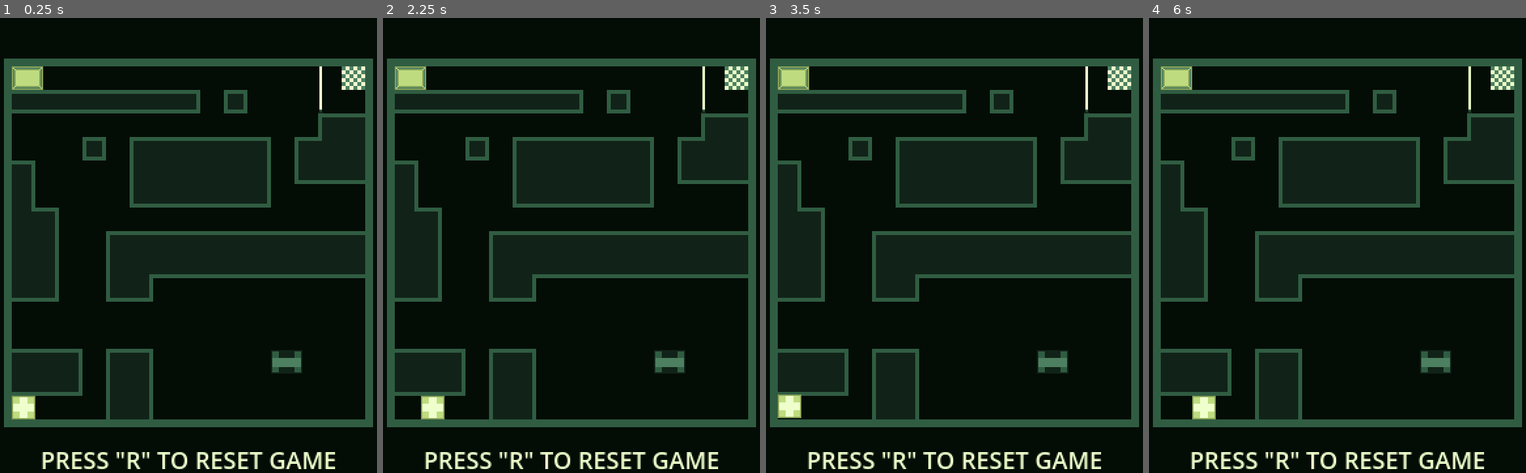
Above: before the commit, frames 1-4 (left to right).
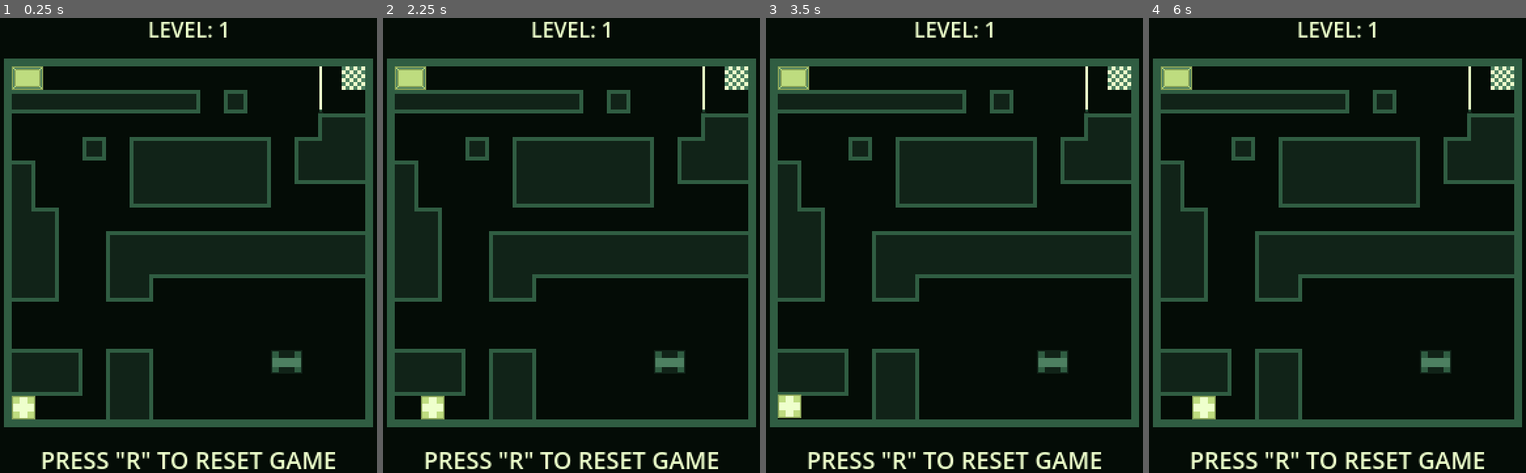
Above: after the commit, the same moments.

Repository: pangeon/Pixel-Mania
Game: Godot game, scene res://scenes/start_level.tscn
Same seed, same stepped clock (60 frames per second), same inputs: the game is played once before the commit and once after it.
Inputs:
- Up to frame 1 (0.25 s): no input
- Up to frame 2 (2.25 s): tap R (reset) at 0.5, 1.25, 2 s; hold Right (move_right) 0.53-1.28 s; hold Down (move_down) 1.28-2.03 s; hold Right (move_right) from 2.03 s (still down)
- Up to frame 3 (3.5 s): tap R (reset) at 2.75 s; release Right (move_right) at 2.78 s; hold Up (move_up) from 2.78 s (still down)
- Up to frame 4 (6 s): tap R (reset) at 3.5, 4.15, 4.25 s; release Up (move_up) at 3.53 s; hold Left (move_left) 3.53-5.03 s; hold Down (move_down) 5.03-5.78 s; hold Right (move_right) from 5.78 s (still down)

The runs differ from the first frame. In frame 1, 0.3% of the frame differs, in the area x 39-61%, y 0-5%; in frame 2, 0.3%; in frame 3, 0.3%; in frame 4, 0.3%.

Commit message:
end level 2

Diff:
--- a/scenes/level_2.tscn
+++ b/scenes/level_2.tscn
@@ -1,9 +1,10 @@
-[gd_scene load_steps=14 format=3 uid="uid://dy2dvatu5wqm0"]
+[gd_scene load_steps=15 format=3 uid="uid://dy2dvatu5wqm0"]
 
 [ext_resource type="PackedScene" uid="uid://dn8r6m21c5an" path="res://scenes/player.tscn" id="1_akbja"]
 [ext_resource type="Script" path="res://scripts/level_2.gd" id="1_c6t10"]
 [ext_resource type="PackedScene" uid="uid://cbx4xe41ugv74" path="res://scenes/ui.tscn" id="1_f1mvb"]
 [ext_resource type="PackedScene" uid="uid://b5pdajt2ljd4g" path="res://scenes/background.tscn" id="1_wg0fy"]
+[ext_resource type="PackedScene" uid="uid://bixnsfbw5h3tg" path="res://scenes/start_level.tscn" id="2_hnl58"]
 [ext_resource type="PackedScene" uid="uid://daim7nif478fq" path="res://scenes/game_music_background.tscn" id="2_ucjq5"]
 [ext_resource type="PackedScene" uid="uid://busjvgjgilmp3" path="res://scenes/game_borders.tscn" id="3_58koe"]
 [ext_resource type="PackedScene" uid="uid://c2qevafp5drm4" path="res://scenes/exit_area.tscn" id="4_dydcn"]
@@ -110,12 +111,14 @@
 
 [node name="Level2" type="Node2D"]
 script = ExtResource("1_c6t10")
+next_level = ExtResource("2_hnl58")
 
 [node name="SFX" type="Node2D" parent="."]
 
 [node name="GameMusicBackground" parent="SFX" instance=ExtResource("2_ucjq5")]
 
 [node name="UI" parent="." instance=ExtResource("1_f1mvb")]
+level = 2
 
 [node name="Background" parent="." instance=ExtResource("1_wg0fy")]
 
@@ -175,3 +178,11 @@
 position = Vector2(186, 222)
 
 [node name="Player" parent="." instance=ExtResource("1_akbja")]
+
+[connection signal="chest_outside" from="Objects/ActivationPlate" to="." method="_on_activation_plate_chest_outside"]
+[connection signal="chest_touch" from="Objects/ActivationPlate" to="." method="_on_activation_plate_chest_touch"]
+[connection signal="chest_outside" from="Objects/ActivationPlate2" to="." method="_on_activation_plate_2_chest_outside"]
+[connection signal="chest_touch" from="Objects/ActivationPlate2" to="." method="_on_activation_plate_2_chest_touch"]
+[connection signal="player_touch" from="Objects/LaserBeam" to="Player" method="_on_laser_beam_player_touch"]
+[connection signal="player_touch" from="Objects/LaserBeam2" to="Player" method="_on_laser_beam_2_player_touch"]
+[connection signal="player_touch" from="Objects/LaserBeam3" to="Player" method="_on_laser_beam_3_player_touch"]
--- a/scenes/start_level.tscn
+++ b/scenes/start_level.tscn
@@ -128,6 +128,7 @@
 [node name="GameMusicBackground" parent="SFX" instance=ExtResource("3_kg0x2")]
 
 [node name="UI" parent="." instance=ExtResource("2_ewd5e")]
+level = 1
 
 [node name="Background" parent="." instance=ExtResource("4_6h8rx")]
 
--- a/scenes/ui.tscn
+++ b/scenes/ui.tscn
@@ -1,11 +1,39 @@
-[gd_scene load_steps=2 format=3 uid="uid://cbx4xe41ugv74"]
+[gd_scene load_steps=4 format=3 uid="uid://cbx4xe41ugv74"]
 
+[ext_resource type="Script" path="res://scripts/ui.gd" id="1_fko8i"]
 [ext_resource type="PackedScene" uid="uid://cs2npj5lu5xaa" path="res://scenes/info.tscn" id="1_ulf7r"]
 
+[sub_resource type="LabelSettings" id="LabelSettings_0bd2e"]
+font_color = Color(0.933333, 1, 0.8, 1)
+
 [node name="UI" type="CanvasLayer"]
+script = ExtResource("1_fko8i")
 
 [node name="Info" parent="." instance=ExtResource("1_ulf7r")]
 offset_top = 332.0
 offset_bottom = -4.0
 size_flags_horizontal = 4
 size_flags_vertical = 8
+
+[node name="Control" type="Control" parent="."]
+layout_mode = 3
+anchors_preset = 15
+anchor_right = 1.0
+anchor_bottom = 1.0
+grow_horizontal = 2
+grow_vertical = 2
+size_flags_vertical = 0
+
+[node name="Label" type="Label" parent="Control"]
+texture_filter = 1
+layout_mode = 1
+anchors_preset = 5
+anchor_left = 0.5
+anchor_right = 0.5
+offset_left = -31.5
+offset_top = 11.0
+offset_right = 31.5
+offset_bottom = 37.0
+grow_horizontal = 2
+text = "LEVEL: 1"
+label_settings = SubResource("LabelSettings_0bd2e")
--- a/scripts/activation_plate.gd
+++ b/scripts/activation_plate.gd
@@ -13,8 +13,8 @@
 func _on_body_exited(_body: Node2D) -> void:
 	chest_outside.emit()
 
-func on_power_plate() -> void:
+func on() -> void:
 	animation_power.play("on")
 
-func off_power_plate() -> void:
+func off() -> void:
 	animation_power.play("off")
--- a/scripts/laser_beam.gd
+++ b/scripts/laser_beam.gd
@@ -14,10 +14,10 @@
 	if body is Chest:
 		chest_touch.emit()
 
-func off_laser(change_laser_position: Vector2) -> void:
-	animation_sprite.position = change_laser_position
-	collision_shape.position = change_laser_position
+func off() -> void:
+	animation_sprite.position = Vector2(558, 558)
+	collision_shape.position = Vector2(558, 558)
 
-func on_laser() -> void:
-	animation_sprite.position.y = 0
-	collision_shape.position.y = 0
+func on() -> void:
+	animation_sprite.position = Vector2(0, 0)
+	collision_shape.position = Vector2(0, 0)
--- a/scripts/level_2.gd
+++ b/scripts/level_2.gd
@@ -1,3 +1,24 @@
 extends Game
 
 class_name Level2
+
+@onready var laser_beams: Array[LaserBeam] = [$Objects/LaserBeam, $Objects/LaserBeam2, $Objects/LaserBeam3]
+@onready var activation_plates: Array[ActivationPlate] = [$Objects/ActivationPlate, $Objects/ActivationPlate2]
+
+func _on_activation_plate_chest_touch() -> void:
+	laser_beams[0].off()
+	laser_beams[1].off()
+	activation_plates[0].on()
+
+func _on_activation_plate_2_chest_touch() -> void:
+	laser_beams[2].off()
+	activation_plates[1].on()
+
+func _on_activation_plate_chest_outside() -> void:
+	laser_beams[0].on()
+	laser_beams[1].on()
+	activation_plates[0].off()
+
+func _on_activation_plate_2_chest_outside() -> void:
+	laser_beams[2].on()
+	activation_plates[1].off()
--- a/scripts/player.gd
+++ b/scripts/player.gd
@@ -32,7 +32,13 @@
 func print_player_position() -> void:
 	print("x=", int(position.x), " | y=", int(position.y))
 
-func _on_laser_beam_player_touch():
+func _on_laser_beam_player_touch() -> void:
+	_reset()
+
+func _on_laser_beam_2_player_touch() -> void:
+	_reset()
+
+func _on_laser_beam_3_player_touch() -> void:
 	_reset()
 
 func _reset():
--- a/scripts/start_level.gd
+++ b/scripts/start_level.gd
@@ -6,9 +6,9 @@
 @onready var activation_plate: ActivationPlate = $Objects/ActivationPlate
 
 func _on_activation_plate_chest_touch() -> void:
-	laser_beam.off_laser(Vector2(0, 38))
-	activation_plate.on_power_plate()
+	laser_beam.off()
+	activation_plate.on()
 
 func _on_activation_plate_chest_outside() -> void:
-	laser_beam.on_laser()
-	activation_plate.off_power_plate()
+	laser_beam.on()
+	activation_plate.off()
--- /dev/null
+++ b/scripts/ui.gd
@@ -0,0 +1,6 @@
+extends CanvasLayer
+
+@export var level: int = 0
+
+func _ready():
+	$Control/Label.text = "LEVEL: " + str(level)
Not shown, added: export_presets.cfg
Binary file added: screen_1.png
Not shown, added: screen_1.png.import
Binary file added: screen_2.png
Not shown, added: screen_2.png.import
Not shown, changed: .gitignore
Not shown, added: README.md
